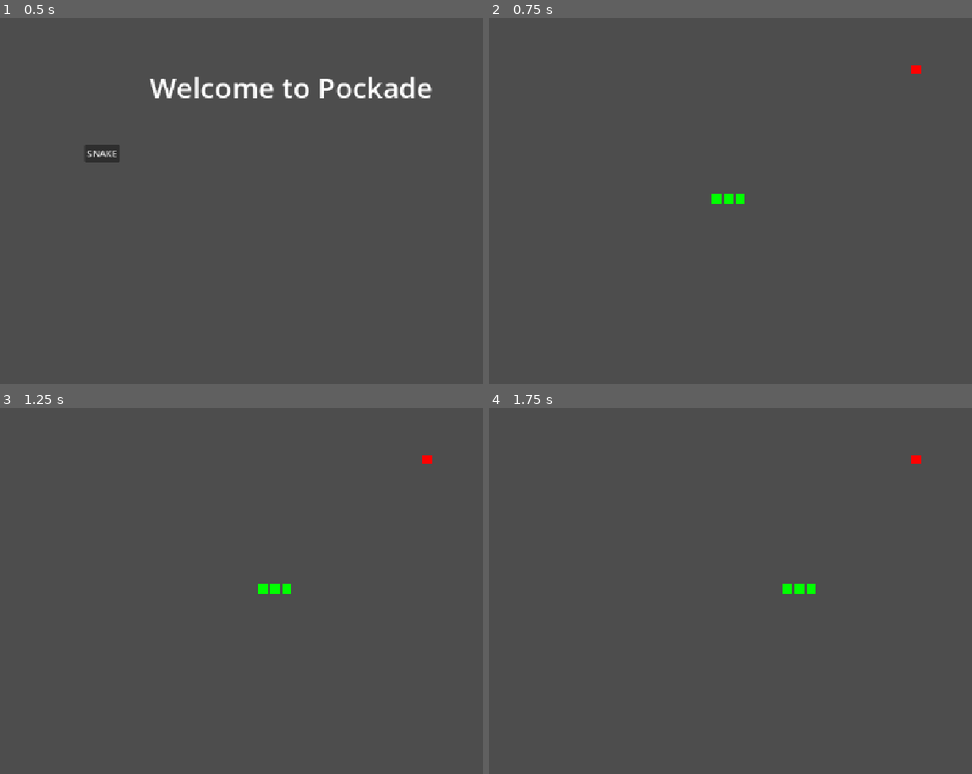
Above: before the commit, frames 1-4 (two rows, left to right).
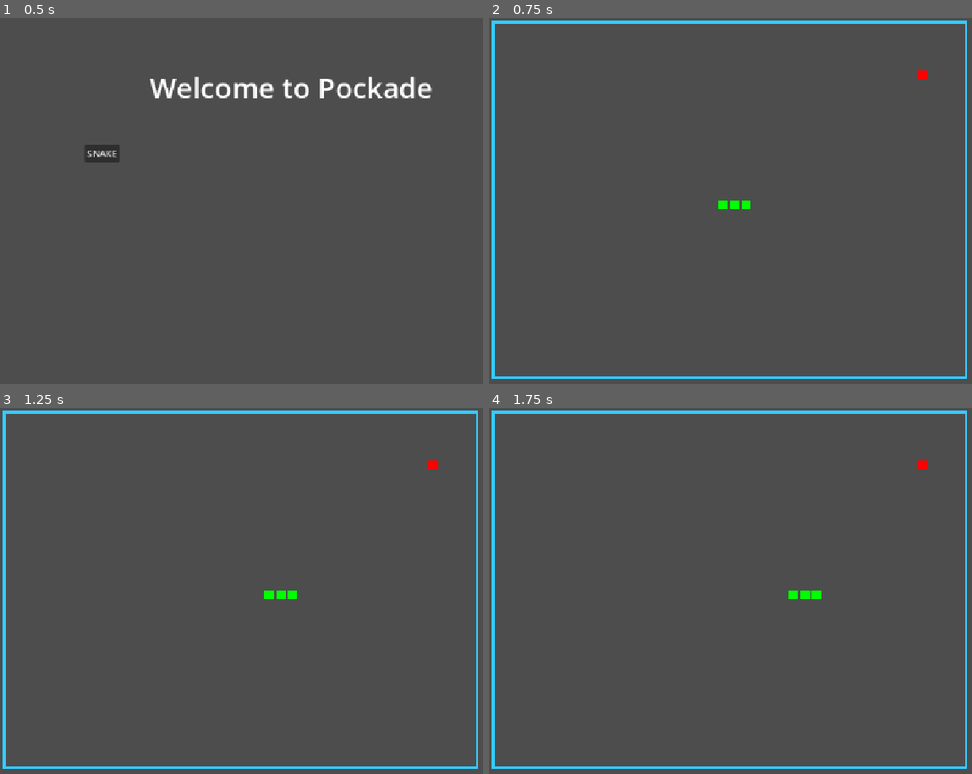
Above: after the commit, the same moments.

Repository: Aim-ez/pockade
Game: Godot game, scene res://menu/menu.tscn
Same seed, same stepped clock (60 frames per second), same inputs: the game is played once before the commit and once after it. The project has no main scene, so this scene is started directly.
Inputs:
- Up to frame 1 (0.5 s): no input
- Up to frame 2 (0.75 s): click "SNAKE" at 0.5 s
- Up to frame 3 (1.25 s): no input
- Up to frame 4 (1.75 s): tap Enter at 1.25 s; hold D from 1.28 s (still down)

Frame 1 is identical in both runs. In frame 2, 2.9% of the frame differs, in the area x 0-99%, y 0-99%; in frame 3, 2.9%; in frame 4, 2.9%.

Commit message:
Add Snake gameplay mechanics

Diff:
--- a/games/snake/snake.gd
+++ b/games/snake/snake.gd
@@ -1,7 +1,11 @@
 extends Node2D
 
+var game_over = false
+var board_width = 40
+var board_height = 30
 var cell_size = 20
-var snake_size = 16 # smaller than cells so that the head, body, and tail appear with gaps
+var board_offset = Vector2(10, 10)
+var item_size = 16 # smaller than cells so that the head, body, and tail appear with gaps
 var snake = [
 	Vector2i(20, 15),
 	Vector2i(19, 15),
@@ -13,18 +17,28 @@
 var move_delay = 0.15 # slow moving snake to start
 
 func _draw():
+	draw_rect(
+		Rect2(
+			board_offset - Vector2(2.5, 2.5),
+			Vector2(board_width, board_height) * cell_size + Vector2(5, 5)
+		),
+		Color(0.2, 0.8, 1.0),
+		false,
+		5
+	)
+
 	for segment in snake:
-		var pixel_position = Vector2(segment) * cell_size
+		var pixel_position = board_offset + Vector2(segment) * cell_size
 
 		draw_rect(
-			Rect2(pixel_position, Vector2(snake_size, snake_size)),
+			Rect2(pixel_position, Vector2(item_size, item_size)),
 			Color.GREEN
 		)
 
-		draw_rect(
-			Rect2(Vector2(food) * cell_size, Vector2(16, 16)),
-			Color.RED
-		)
+	draw_rect(
+		Rect2(board_offset + Vector2(food) * cell_size, Vector2(item_size, item_size)),
+		Color.RED
+	)
 
 func _ready():
 	spawn_food()
@@ -35,16 +49,37 @@
 
 	if move_timer >= move_delay:
 		move_timer = 0
-		move_snake()
+		if not game_over:
+			move_snake()
 		queue_redraw()
 
 func move_snake():
-	var ate_food = snake[0] == food
+	var new_head = snake[0] + direction
+
+	# Check if the snake hit a wall
+	if new_head.x < 0 or new_head.x >= board_width:
+		game_over = true
+		return
+
+	if new_head.y < 0 or new_head.y >= board_height:
+		game_over = true
+		return
+
+	# Check if the snake hit itself
+	if snake.has(new_head):
+		game_over = true
+		return
+
+	var ate_food = new_head == food
+
+	# Move the body
 	for i in range(snake.size() - 1, 0, -1):
 		snake[i] = snake[i - 1]
 
-	snake[0] += direction
+	# Move the head
+	snake[0] = new_head
 
+	# Grow if we ate food
 	if ate_food:
 		snake.append(snake[-1])
 		spawn_food()
